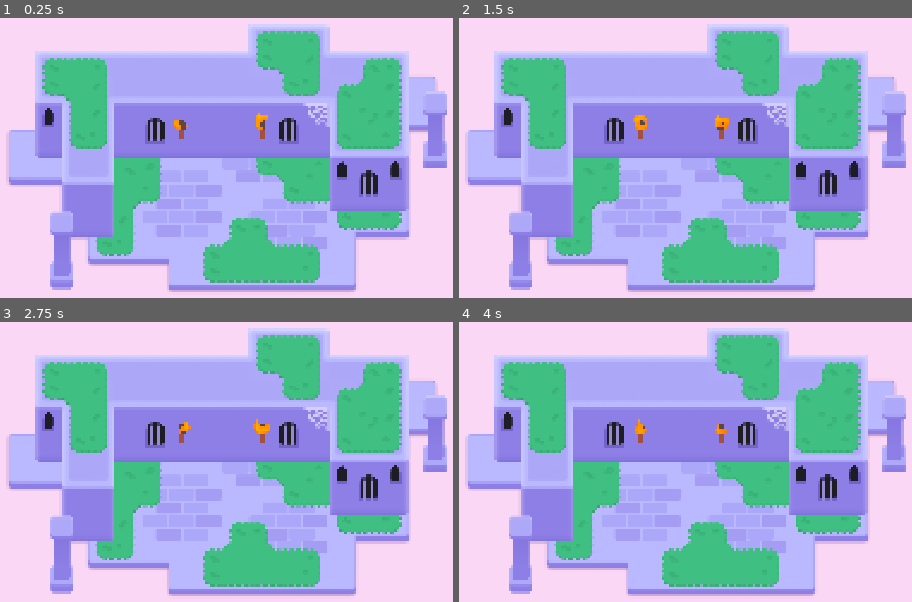
Above: before the commit, frames 1-4 (two rows, left to right).
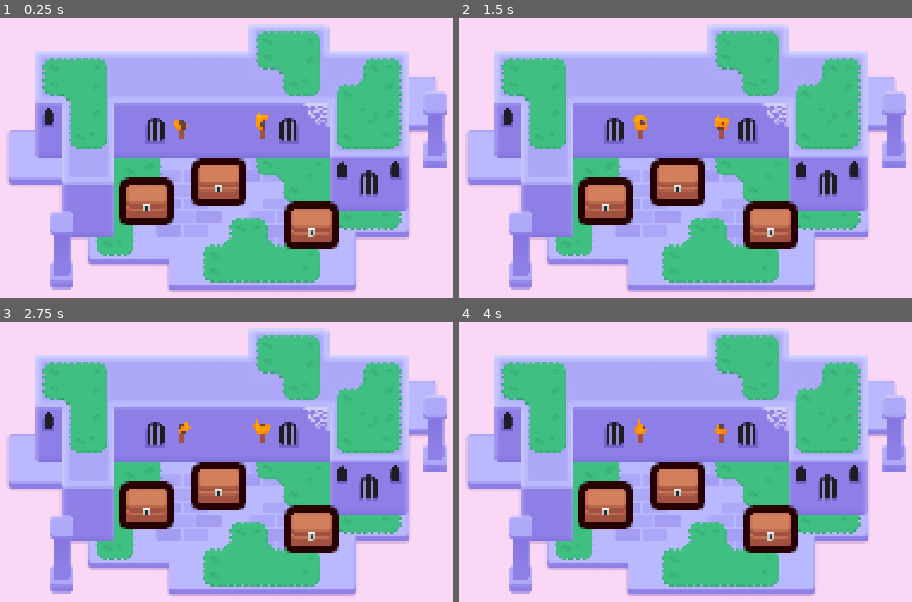
Above: after the commit, the same moments.

Repository: peeryo/M6-SY2526
Game: Godot game, scene res://lessons/mini_dungeon.tscn
Same seed, same stepped clock (60 frames per second), same inputs: the game is played once before the commit and once after it.
Inputs (mouse positions are in pixels of both pictures, inside the frame that each line leads up to):
- Up to frame 1 (0.25 s): no input
- Up to frame 2 (1.5 s): tap Enter at 0.5 s; move the mouse to (857, 152) at 0.52 s; hold D (move_right) 0.53-1.28 s; tap Z at 0.6, 1.35 s; click (857, 152) at 0.67 s; tap Space at 0.77 s; move the mouse to (522, 197) at 1.27 s; hold S (move_down) from 1.28 s (still down); click (522, 197) at 1.42 s
- Up to frame 3 (2.75 s): tap Space at 1.52 s; move the mouse to (303, 380) at 2.02 s; release S (move_down) at 2.03 s; hold D (move_right) from 2.03 s (still down); tap Z at 2.1 s; click (303, 380) at 2.17 s
- Up to frame 4 (4 s): move the mouse to (640, 568) at 2.77 s; release D (move_right) at 2.78 s; hold W (move_up) 2.78-3.53 s; tap Z at 2.85, 3.6 s; click (640, 568) at 2.92 s; tap Space at 3.02, 3.77 s; move the mouse to (outside the picture) at 3.52 s; hold A (move_left) from 3.53 s (still down); click (outside the picture) at 3.67 s

The runs differ from the first frame. In frame 1, 6.2% of the frame differs, in the area x 26-75%, y 50-83%; in frame 2, 6.2%; in frame 3, 6.2%; in frame 4, 6.2%.

Commit message:
M6L3 completed

Diff:
--- /dev/null
+++ b/lessons/chest/chest.gd
@@ -0,0 +1,19 @@
+extends Area2D
+
+@onready var canvas_group: CanvasGroup = $CanvasGroup
+
+func _ready() -> void:
+	canvas_group.material.set_shader_parameter("line_thickness", 3.0)
+	mouse_entered.connect(_on_mouse_entered)
+	mouse_exited.connect(_on_mouse_exited)
+
+func _on_mouse_entered() -> void:
+	var tween := create_tween()
+	tween.tween_method(set_outline_thickness, 3.0, 6.0, 0.08)
+
+func _on_mouse_exited() -> void:
+	var tween := create_tween()
+	tween.tween_method(set_outline_thickness, 6.0, 3.0, 0.08)
+
+func set_outline_thickness(new_thickness: float) -> void:
+	canvas_group.material.set_shader_parameter("line_thickness", new_thickness)
--- a/lessons/chest/chest.tscn
+++ b/lessons/chest/chest.tscn
@@ -1,20 +1,23 @@
-[gd_scene load_steps=7 format=3 uid="uid://b27yxfpkfvoha"]
+[gd_scene load_steps=8 format=3 uid="uid://b27yxfpkfvoha"]
 
 [ext_resource type="Shader" uid="uid://lio2wmbue2of" path="res://lessons/chest/group_outline.gdshader" id="1_12as2"]
+[ext_resource type="Script" uid="uid://ct2mll12nooce" path="res://lessons/chest/chest.gd" id="1_65g6b"]
 [ext_resource type="Texture2D" uid="uid://c3hwsm5ugp8qw" path="res://lessons/chest/bottom.png" id="1_bkc6q"]
 [ext_resource type="Texture2D" uid="uid://bnem1cahhoxdk" path="res://lessons/chest/top.png" id="2_12as2"]
 [ext_resource type="Texture2D" uid="uid://bu2jin246nel5" path="res://lessons/chest/lock.png" id="3_65g6b"]
 
 [sub_resource type="ShaderMaterial" id="ShaderMaterial_65g6b"]
+resource_local_to_scene = true
 shader = ExtResource("1_12as2")
-shader_parameter/line_color = Color(0.80784315, 0.050980393, 0, 1)
-shader_parameter/line_thickness = 10.0
+shader_parameter/line_color = Color(0.16121101, 0.0018770632, 3.008172e-09, 1)
+shader_parameter/line_thickness = 1.0
 shader_parameter/viewport_scale = Vector2(1, 1)
 
 [sub_resource type="RectangleShape2D" id="RectangleShape2D_4q7cj"]
 size = Vector2(99, 83)
 
 [node name="Chest" type="Area2D"]
+script = ExtResource("1_65g6b")
 
 [node name="CanvasGroup" type="CanvasGroup" parent="."]
 material = SubResource("ShaderMaterial_65g6b")
--- a/lessons/mini_dungeon.tscn
+++ b/lessons/mini_dungeon.tscn
@@ -6,6 +6,7 @@
 [ext_resource type="Texture2D" uid="uid://c1rgncfgjxefj" path="res://assets/dungeon/pillar.png" id="4_gq228"]
 [ext_resource type="Texture2D" uid="uid://l0y1k1obencd" path="res://assets/dungeon/spider_web.png" id="5_ywba7"]
 [ext_resource type="PackedScene" uid="uid://eundh35r605v" path="res://assets/torch/torch.tscn" id="6_fokey"]
+[ext_resource type="PackedScene" uid="uid://b27yxfpkfvoha" path="res://lessons/chest/chest.tscn" id="7_jj8kc"]
 
 [sub_resource type="TileSetAtlasSource" id="TileSetAtlasSource_6s4s5"]
 texture = ExtResource("1_sym7n")
@@ -321,3 +322,12 @@
 mouse_filter = 2
 color = Color(0.977546, 0.842183, 0.960847, 1)
 metadata/_edit_lock_ = true
+
+[node name="Chest" parent="." instance=ExtResource("7_jj8kc")]
+position = Vector2(394, 317)
+
+[node name="Chest2" parent="." instance=ExtResource("7_jj8kc")]
+position = Vector2(568, 270)
+
+[node name="Chest3" parent="." instance=ExtResource("7_jj8kc")]
+position = Vector2(790, 375)
Not shown, added: lessons/chest/chest.gd.uid
Not shown: 1 places in lessons/mini_dungeon.tscn that only renumber resources
